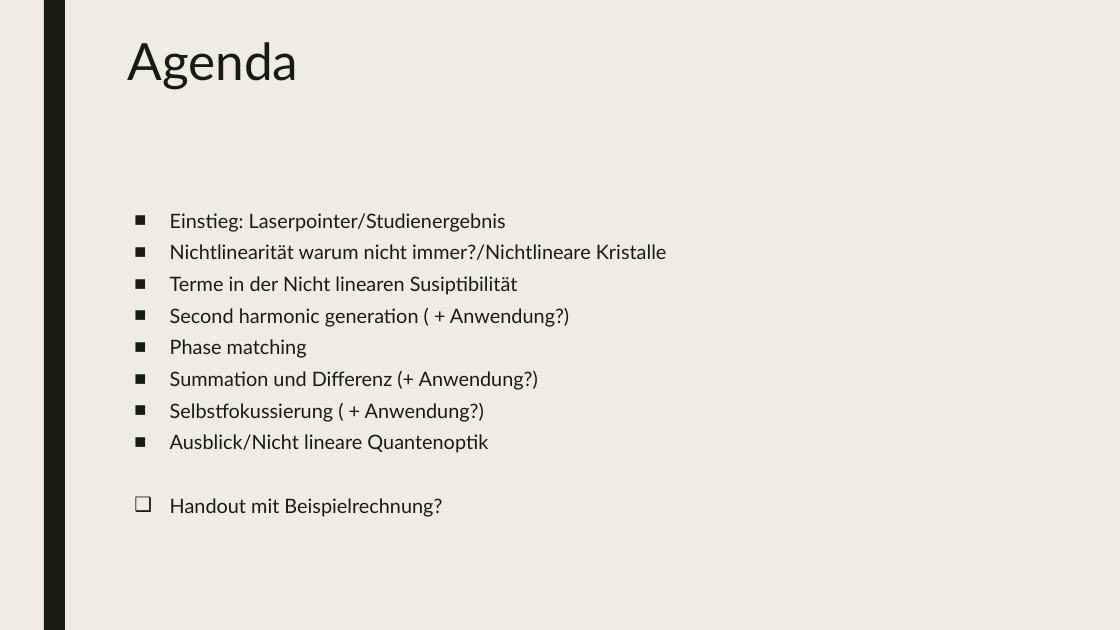
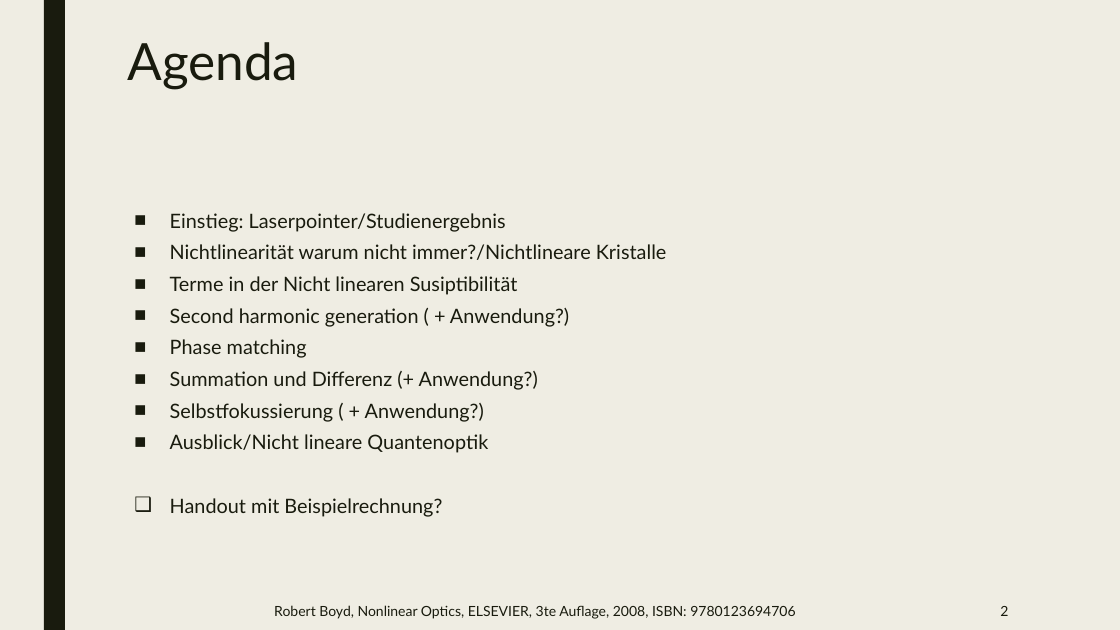
Before and after one commit to beckstev/presentations, a slide deck: slide 2 of nonlinear_optics/non_linear_optics.pptx. Drawn at 1120x630 pixels with LibreOffice and Linux fonts; fonts in the diff are those of the drawing. Boxes give left, top, right and bottom in pixels: in the first picture for what was removed or moved away, otherwise in the second. Text is boxed around its words. In the diff, an @@ line names an element or a change of style, - is before the commit and + after.

```diff
--- a/nonlinear_optics/non_linear_optics.pptx
+++ b/nonlinear_optics/non_linear_optics.pptx
@@ text added at (274, 605, 795, 619), 12 pt, text #191B0E @@
+Robert Boyd, Nonlinear Optics, ELSEVIER, 3te Auflage, 2008, ISBN: 9780123694706
@@ page number added at (1000, 606, 1008, 616), 12 pt, text #191B0E @@
+2
```
Also in this commit, not shown: 6 other slides changed, 21 slides added, 3 slides removed.
